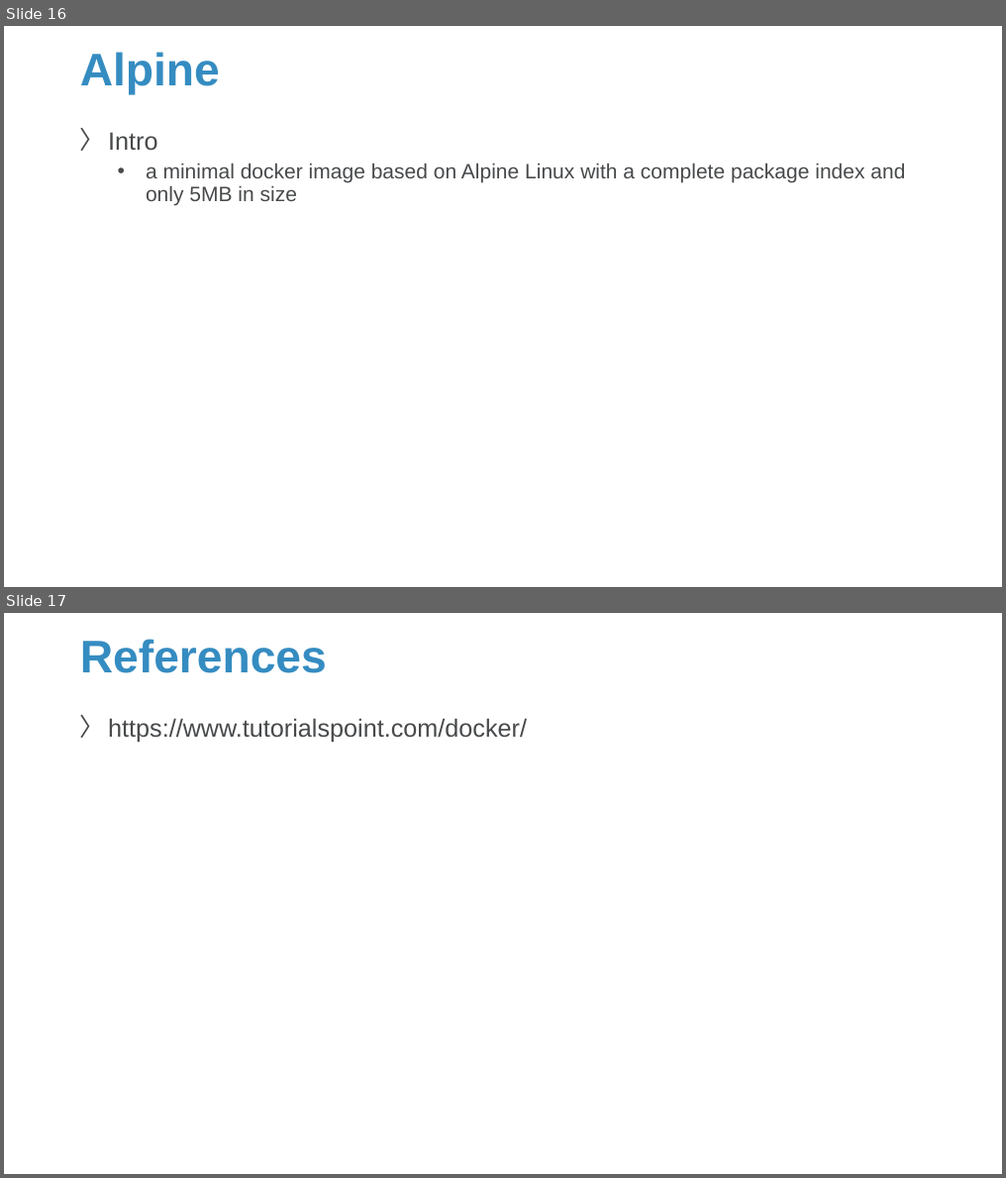
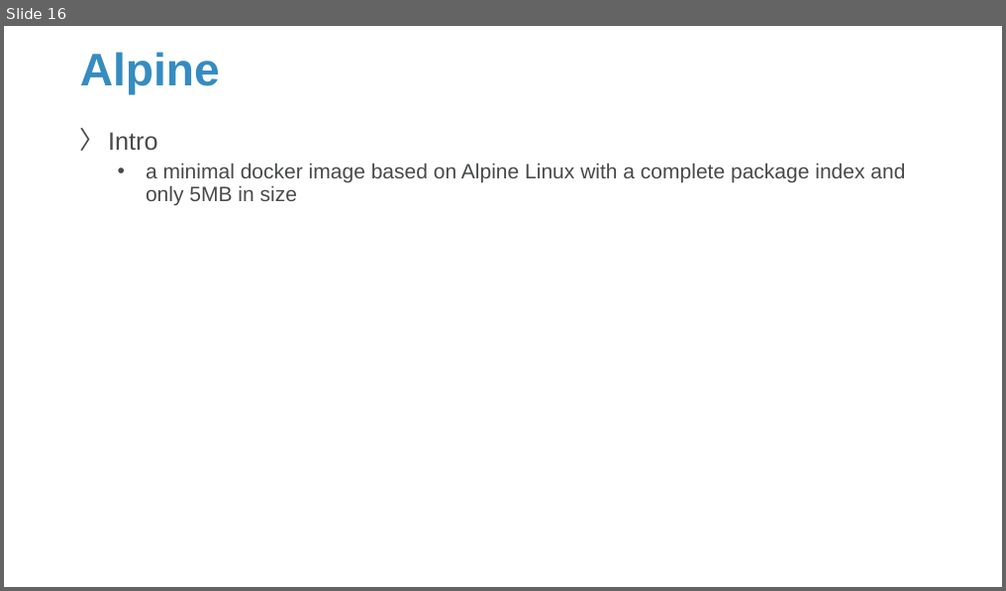
Before and after one commit to Sparks-Lu/TechNotes, a slide deck: Misc/Docker-Notes.pptx. Shown one above the other, each under a label of ours: slides 16 and 17 before the commit, slide 16 after it. The pictures are 1006x1178 and 1006x591 pixels, drawn with LibreOffice and Linux fonts; fonts in the diff are those of the drawing; background and template pictures are left out. Boxes give left, top, right and bottom in pixels: in the first picture for what was removed or moved away, otherwise in the second. Text is boxed around its words. In the diff, an @@ line names an element or a change of style, - is before the commit and + after.

```diff
--- a/Misc/Docker-Notes.pptx
+++ b/Misc/Docker-Notes.pptx
@@ slide 17 removed at [4,613,1002,1174], background picture (left out) @@
@@ title removed at [80,639,327,673] @@
-References
@@ text removed at [108,718,527,743] @@
-〉 https://www.tutorialspoint.com/docker/
```
Also in this commit, not shown: 1 slide changed, 1 slide added, 8 other files.
